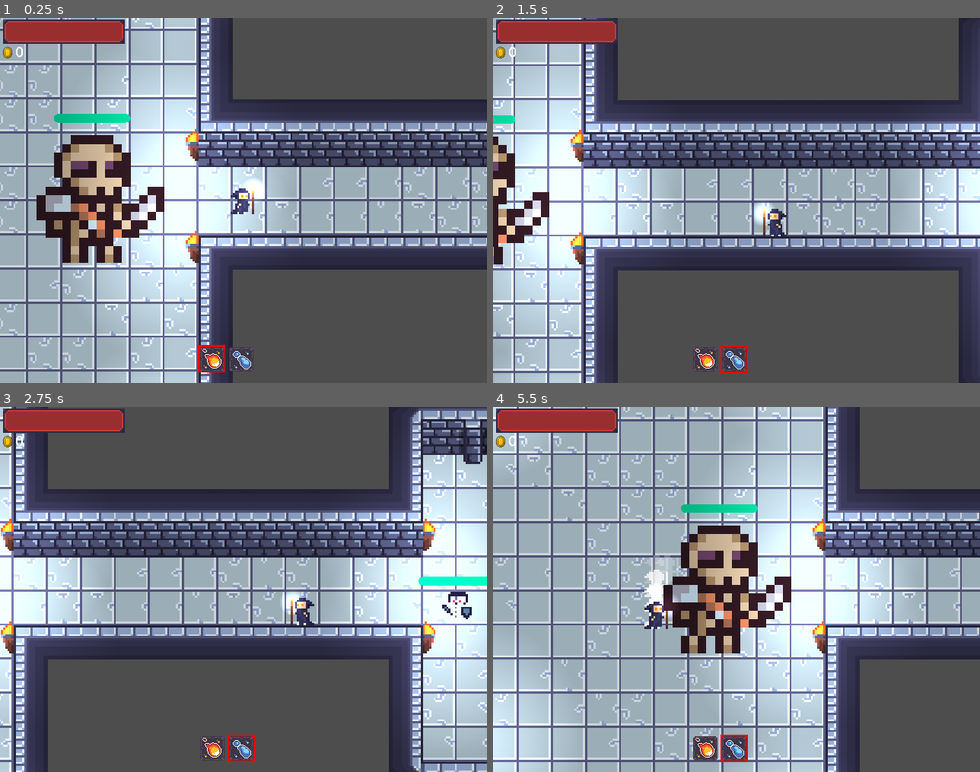
Above: before the commit, frames 1-4 (two rows, left to right).
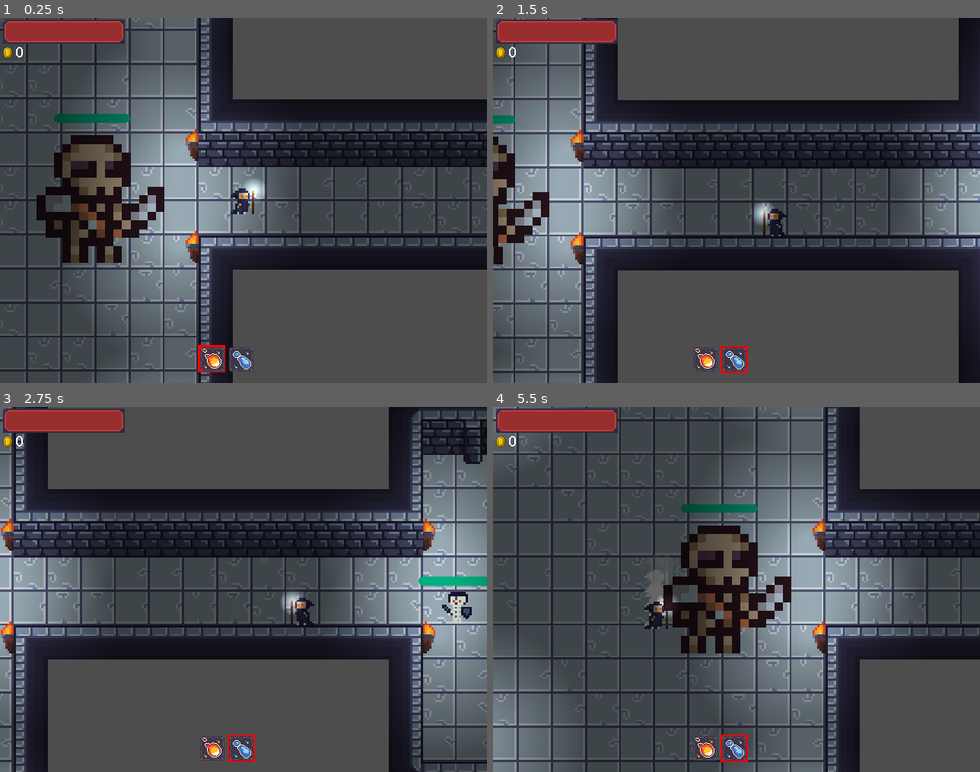
Above: after the commit, the same moments.

Repository: always-hehe-devs/top-down-game
Game: Godot game, scene res://World.tscn
The game is run twice, just before and just after one commit, with the same random seed, the same clock (stepped at 60 frames per second) and the same inputs.
Inputs (mouse positions are in pixels of both pictures, inside the frame that each line leads up to):
- Up to frame 1 (0.25 s): no input
- Up to frame 2 (1.5 s): tap Enter at 0.5 s; move the mouse to (843, 182) at 0.52 s; hold D (right) 0.53-1.28 s; tap Q (attack_1) at 0.6 s; move the mouse to (639, 218) at 1.27 s; hold S (down) from 1.28 s (still down); tap E (attack_2) at 1.35 s
- Up to frame 3 (2.75 s): move the mouse to (292, 509) at 2.02 s; release S (down) at 2.03 s; hold D (right) from 2.03 s (still down); hold Space (dash) from 2.03 s (still down)
- Up to frame 4 (5.5 s): move the mouse to (712, 662) at 2.77 s; release D (right) at 2.78 s; release Space (dash) at 2.78 s; hold W (up) 2.78-3.53 s; click (712, 662) at 2.85 s; move the mouse to (882, 644) at 3.52 s; hold A (left) 3.53-5.03 s; tap Q (attack_1) at 3.6 s; move the mouse to (590, 534) at 4.27 s; tap E (attack_2) at 4.35 s; move the mouse to (760, 589) at 5.02 s; hold S (down) from 5.03 s (still down); hold Space (dash) from 5.03 s (still down)

The runs differ from the first frame. In frame 1, 67% of the frame differs, in the area x 0-100%, y 0-100%; in frame 2, 60%; in frame 3, 62%; in frame 4, 81%.
Error in both runs: Invalid access to property or key 'damage' on a base object of type 'Area2D (HurtBox)'. (res://HurtBox.gd:11)

Commit message:
Added flash to player on damage

Diff:
--- a/Player.gd
+++ b/Player.gd
@@ -7,6 +7,7 @@
 @onready var animation = $AnimatedSprite2D
 @onready var dash = $Dash
 @onready var hurtbox = $HurtBox
+@onready var flash_component := $FlashComponent
 
 const FireballScene: PackedScene = preload("res://Fireball.tscn")
 
@@ -21,7 +22,7 @@
 var max_deacc_time = 1
 var speed = 0
 
-enum STATE {IDLE,RUNNING,ATTACKING,DASHING}
+enum STATE {IDLE,RUNNING,ATTACKING,DASHING,HURT}
 var current_state = STATE.IDLE
 
 func _physics_process(delta):
@@ -49,6 +50,9 @@
 			dash.start_dash()
 		STATE.ATTACKING:
 			shoot(FireballScene)
+			handle_input()
+		STATE.HURT:
+			flash_component.flash()
 			handle_input()
 
 	handle_movement(delta)
@@ -101,6 +105,7 @@
 	add_child(bullet)
 
 func take_damage(damage):
+	current_state = STATE.HURT
 	health -= damage
 	Events.player_attacked.emit(health)
 
--- a/Player.tscn
+++ b/Player.tscn
@@ -1,9 +1,10 @@
-[gd_scene load_steps=22 format=3 uid="uid://cjy2w47ir50to"]
+[gd_scene load_steps=23 format=3 uid="uid://cjy2w47ir50to"]
 
 [ext_resource type="Script" path="res://Player.gd" id="1_p347t"]
 [ext_resource type="Texture2D" uid="uid://cwhw72iyn66se" path="res://assets/player/mage-Sheet.png" id="2_8mtf6"]
 [ext_resource type="Texture2D" uid="uid://c3mw4sexjalrc" path="res://2d_lights_and_shadows_neutral_point_light.webp" id="2_b4q0o"]
 [ext_resource type="Script" path="res://HurtBox.gd" id="6_2vibx"]
+[ext_resource type="Script" path="res://components/flash_component.gd" id="7_ma50p"]
 [ext_resource type="PackedScene" uid="uid://cvkplqy8kva2r" path="res://Dash.tscn" id="8_r5ygi"]
 
 [sub_resource type="Curve" id="Curve_2vh6o"]
@@ -132,8 +133,6 @@
 texture_filter = 1
 sprite_frames = SubResource("SpriteFrames_32wwg")
 animation = &"Dash"
-frame = 2
-frame_progress = 1.0
 
 [node name="PointLight2D" type="PointLight2D" parent="AnimatedSprite2D"]
 position = Vector2(5, -5)
@@ -161,3 +160,7 @@
 drag_right_margin = 0.1
 
 [node name="Dash" parent="." instance=ExtResource("8_r5ygi")]
+
+[node name="FlashComponent" type="Node" parent="." node_paths=PackedStringArray("target")]
+script = ExtResource("7_ma50p")
+target = NodePath("../AnimatedSprite2D")
--- a/World.tscn
+++ b/World.tscn
@@ -1197,13 +1197,17 @@
 9:11/0 = 0
 9:11/0/physics_layer_0/linear_velocity = Vector2(0, 0)
 9:11/0/physics_layer_0/angular_velocity = 0.0
+9:11/0/physics_layer_0/polygon_0/points = PackedVector2Array(-8, -3, 8, -3, 8, 8, -8, 8)
 9:10/0 = 0
 9:10/0/physics_layer_0/linear_velocity = Vector2(0, 0)
 9:10/0/physics_layer_0/angular_velocity = 0.0
-9:10/0/physics_layer_0/polygon_0/points = PackedVector2Array(-8, -8, 8, -8, 7.87451, 23.3085, -8.50447, 23.3085)
 9:9/0 = 0
 9:9/0/physics_layer_0/linear_velocity = Vector2(0, 0)
 9:9/0/physics_layer_0/angular_velocity = 0.0
+6:9/0 = 0
+6:9/0/physics_layer_0/linear_velocity = Vector2(0, 0)
+6:9/0/physics_layer_0/angular_velocity = 0.0
+6:9/0/custom_data_0 = true
 
 [sub_resource type="TileSet" id="TileSet_7sj6h"]
 physics_layer_0/collision_layer = 16
@@ -1224,11 +1228,12 @@
 layer_0/tile_data = PackedInt32Array(1900572, 327681, 6, 1900573, 327681, 6, 1900574, 524289, 6, 1900575, 458753, 6, 19 …(69238 unchanged characters)…
 
 [node name="TileMapForeground" type="TileMap" parent="."]
+z_index = 4
 texture_filter = 1
 position = Vector2(-272, -272)
 tile_set = SubResource("TileSet_7sj6h")
 format = 2
-layer_0/tile_data = PackedInt32Array(1572898, 327681, 9, 1703964, 196608, 9, 1179674, 0, 9, 1179681, 0, 9, 1179669, 0, 9, 458774, 0, 9, 458781, 0, 9, 458787, 0, 9, 458793, 0, 9, 458761, 0, 9, 786437, 0, 9, 262131, 0, 9, 262143, 0, 9, 262137, 0, 9, -32, 0, 9, -28, 0, 9, 262092, 0, 9, 262102, 0, 9, 262097, 0, 9, 393147, 0, 9, -327770, 0, 9, -327776, 0, 9, -327782, 0, 9, -327788, 0, 9, -327794, 0, 9, -327800, 0, 9, 1179617, 0, 9, 1179620, 0, 9, 2293746, 0, 9, 2293748, 0, 9, -131198, 327681, 268435465, 196482, …(1194 unchanged characters)…
+layer_0/tile_data = PackedInt32Array(1572898, 327681, 9, 1703964, 196608, 9, 1179674, 393217, 9, 1179681, 393217, 9, 1179669, 393217, 9, 458774, 393217, 9, 458781, 393217, 9, 458787, 393217, 9, 458793, 393217, 9, 458761, 393217, 9, 786437, 393217, 9, 262131, 393217, 9, 262143, 393217, 9, 262137, 393217, 9, -32, 393217, 9, -28, 393217, 9, 262092, 393217, 9, 262102, 393217, 9, 262097, 393217, 9, 393147, 393217, 9, -327770, 393217, 9, -327776, 393217, 9, -327782, 393217, 9, -327788, 393217, 9, -327794, 393217, 9, -327800, 393217, 9, 1179617, 393217, 9, 1179620, 393217, 9, 2293746, 393217, 9, 2293748, 393217, 9, -131198, 327681, 268435465, 196482, …(1194 unchanged characters)…
 script = ExtResource("3_lgp75")
 
 [node name="Player" parent="." instance=ExtResource("2_xeefm")]
@@ -1241,7 +1246,6 @@
 wait_time = 2.0
 
 [node name="CanvasModulate" type="CanvasModulate" parent="."]
-visible = false
 color = Color(0.4, 0.4, 0.4, 1)
 
 [node name="Mobs" type="Node" parent="."]
--- /dev/null
+++ b/components/flash_component.gd
@@ -0,0 +1,21 @@
+class_name FlashComponent
+extends Node
+
+@export var target: AnimatedSprite2D
+@onready var flash_timer := Timer.new()
+const FLASH_MATERIAL = preload("res://flash_material.tres")
+var original_material
+
+func _ready():
+	original_material = target.material
+	flash_timer.one_shot = true
+	flash_timer.timeout.connect(on_flash_timeout)
+	add_child(flash_timer)
+
+func flash():
+	if flash_timer.is_stopped():
+		target.material = FLASH_MATERIAL
+		flash_timer.start(0.1)
+
+func on_flash_timeout():
+	target.material = original_material
--- /dev/null
+++ b/flash_material.tres
@@ -0,0 +1,8 @@
+[gd_resource type="ShaderMaterial" load_steps=2 format=3 uid="uid://cqkupvebj2fb1"]
+
+[ext_resource type="Shader" path="res://white_flash.gdshader" id="1_110ot"]
+
+[resource]
+shader = ExtResource("1_110ot")
+shader_parameter/whiten = false
+shader_parameter/mix_weight = 1.0
--- a/project.godot
+++ b/project.godot
@@ -134,4 +134,5 @@
 
 [rendering]
 
+textures/canvas_textures/default_texture_filter=0
 renderer/rendering_method="mobile"
--- /dev/null
+++ b/white_flash.gdshader
@@ -0,0 +1,23 @@
+shader_type canvas_item;
+uniform bool whiten = false;
+uniform float mix_weight = 1.0;
+
+varying flat vec4 modulate;
+
+void vertex() {
+	modulate = COLOR;
+}
+
+void fragment() {
+	vec4 texture_color = texture(TEXTURE,UV);
+
+	vec3 white = vec3(1,1,1);
+	vec3 whitened_texture_rgb = mix(texture_color.rgb,white, mix_weight);
+	COLOR = vec4(whitened_texture_rgb, texture_color.a);
+	COLOR.a *= modulate.a;
+}
+
+//void light() {
+	// Called for every pixel for every light affecting the CanvasItem.
+	// Uncomment to replace the default light processing function with this one.
+//}
Not shown: 1 places in World.tscn that only renumber resources
